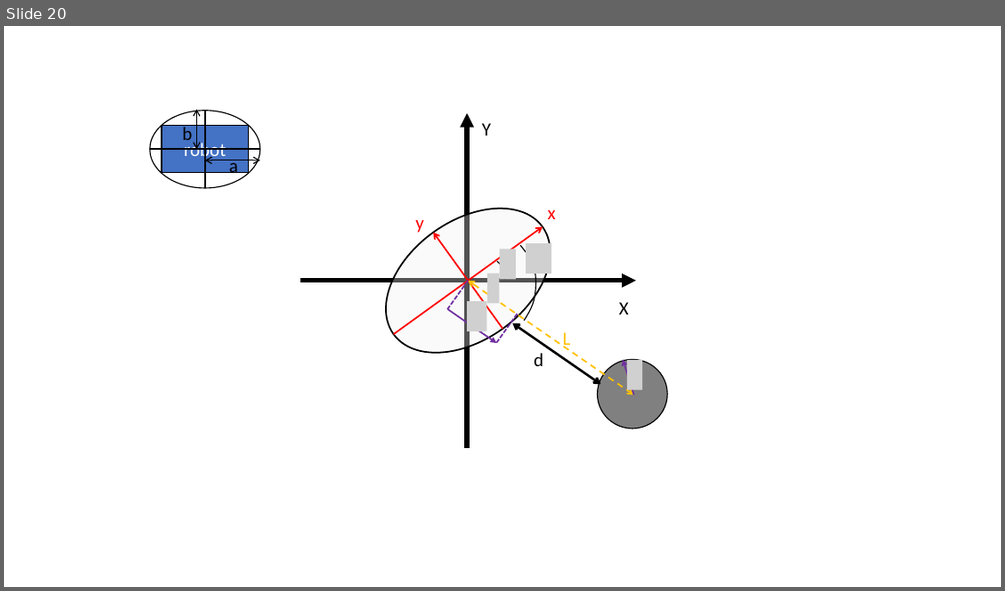
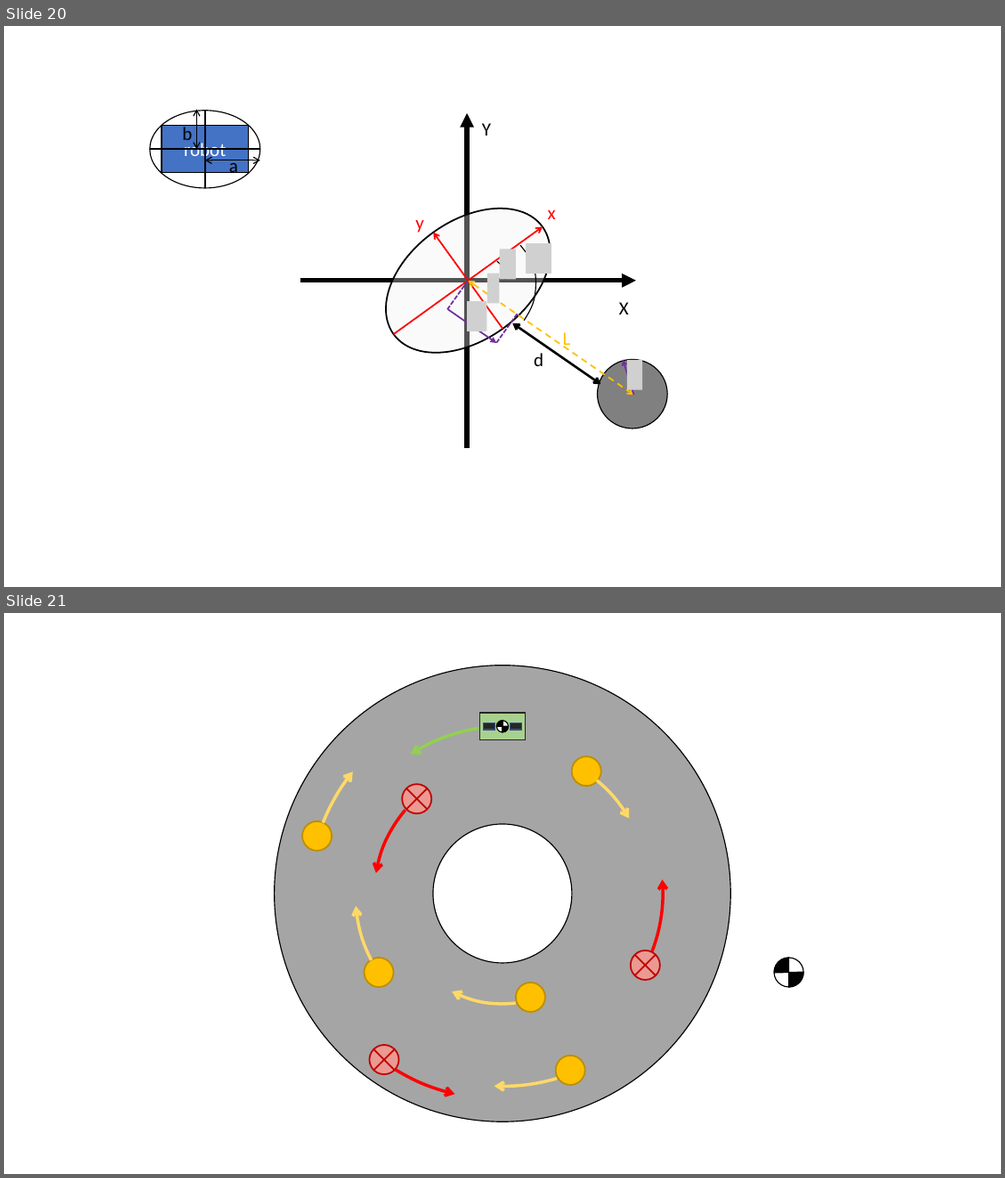
Before and after one commit to Yi-An-Wang/institute_information, a slide deck: path_planing/VO_code_try/robot_properties3.pptx. Shown one above the other, each under a label of ours: slide 20 before the commit, slides 20 and 21 after it. The pictures are 1005x591 and 1005x1178 pixels, drawn with LibreOffice and Linux fonts; fonts in the diff are those of the drawing; grey boxes stand for pictures. Boxes give left, top, right and bottom in pixels: in the first picture for what was removed or moved away, otherwise in the second. Text is boxed around its words. In the diff, an @@ line names an element or a change of style, - is before the commit and + after.

Commit message:
2024/12/11

```diff
--- a/path_planing/VO_code_try/robot_properties3.pptx
+++ b/path_planing/VO_code_try/robot_properties3.pptx
@@ slide 21 added at bbox=[4, 613, 1001, 1174], background #FFFFFF @@
@@ donut added at bbox=[275, 666, 731, 1121], fill #A5A5A5, outline #000000 1 pt @@
@@ arc (boxed as its full ellipse) added at bbox=[297, 687, 708, 1099], outline #FF0000 3 pt @@
@@ arc (boxed as its full ellipse) added at bbox=[310, 700, 696, 1086], outline #FFD966 3 pt @@
@@ arc (boxed as its full ellipse) added at bbox=[310, 700, 696, 1086], outline #FFD966 3 pt @@
@@ arc (boxed as its full ellipse) added at bbox=[336, 727, 669, 1060], outline #92D050 3 pt @@
@@ arc (boxed as its full ellipse) added at bbox=[342, 732, 663, 1054], outline #FF0000 3 pt @@
@@ group added at bbox=[480, 713, 526, 739]: 3 rectangles, 2 pie slice (boxed as its full ellipse)s, 1 flow chart or @@
@@ arc (boxed as its full ellipse) added at bbox=[356, 747, 650, 1041], outline #FFD966 3 pt @@
@@ arc (boxed as its full ellipse) added at bbox=[356, 747, 650, 1041], outline #FFD966 3 pt @@
@@ arc (boxed as its full ellipse) added at bbox=[374, 765, 631, 1022], outline #FF0000 3 pt @@
@@ ellipse added at bbox=[572, 756, 600, 786], fill #FFC000, outline #BD8E00 1.5 pt @@
@@ arc (boxed as its full ellipse) added at bbox=[392, 783, 613, 1004], outline #FFD966 3 pt @@
@@ flow chart summing junction added at bbox=[402, 784, 431, 813], fill #EA9A92, outline #C00000 1.5 pt @@
@@ ellipse added at bbox=[302, 821, 332, 850], fill #FFC000, outline #BD8E00 1.5 pt @@
@@ ellipse added at bbox=[364, 957, 394, 987], fill #FFC000, outline #BD8E00 1.5 pt @@
@@ flow chart summing junction added at bbox=[631, 950, 660, 980], fill #EA9A92, outline #C00000 1.5 pt @@
@@ flow chart or added at bbox=[774, 957, 803, 987], fill #FFFFFF, outline #000000 1 pt @@
@@ pie slice (boxed as its full ellipse) added at bbox=[774, 957, 803, 987], fill #000000, outline #000000 1 pt @@
@@ pie slice (boxed as its full ellipse) added at bbox=[774, 957, 803, 987], fill #000000, outline #000000 1 pt @@
@@ ellipse added at bbox=[516, 982, 544, 1012], fill #FFC000, outline #BD8E00 1.5 pt @@
@@ flow chart summing junction added at bbox=[370, 1045, 399, 1074], fill #EA9A92, outline #C00000 1.5 pt @@
@@ ellipse added at bbox=[556, 1055, 585, 1085], fill #FFC000, outline #BD8E00 1.5 pt @@
```
